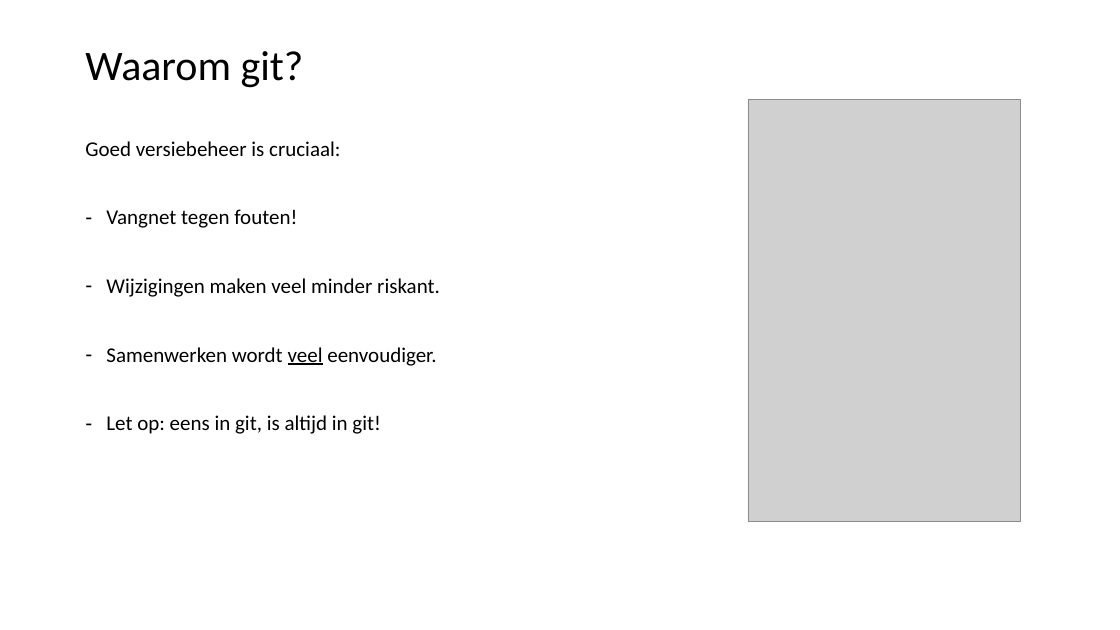
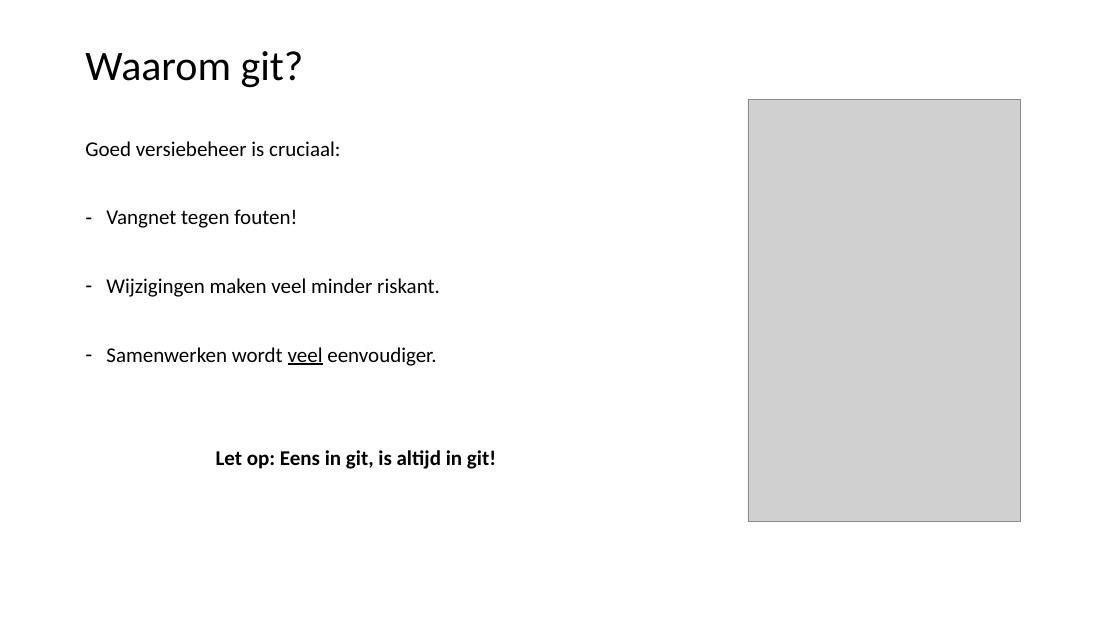
Before and after one commit to LFKoning/knowledge-sharing, a slide deck: slide 5 of git_course/1_basics/git_basic.pptx. Drawn at 1120x630 pixels with LibreOffice and Linux fonts; fonts in the diff are those of the drawing; grey boxes stand for pictures. Boxes give left, top, right and bottom in pixels: in the first picture for what was removed or moved away, otherwise in the second. Text is boxed around its words. In the diff, an @@ line names an element or a change of style, - is before the commit and + after.

```diff
--- a/git_course/1_basics/git_basic.pptx
+++ b/git_course/1_basics/git_basic.pptx
@@ text at box(216, 450, 496, 469): text changed; bold on @@
-– Let op: eens in git, is altijd in git!
+Let op: Eens in git, is altijd in git!
```
Also in this commit, not shown: 32 other slides changed, 1 other file.
